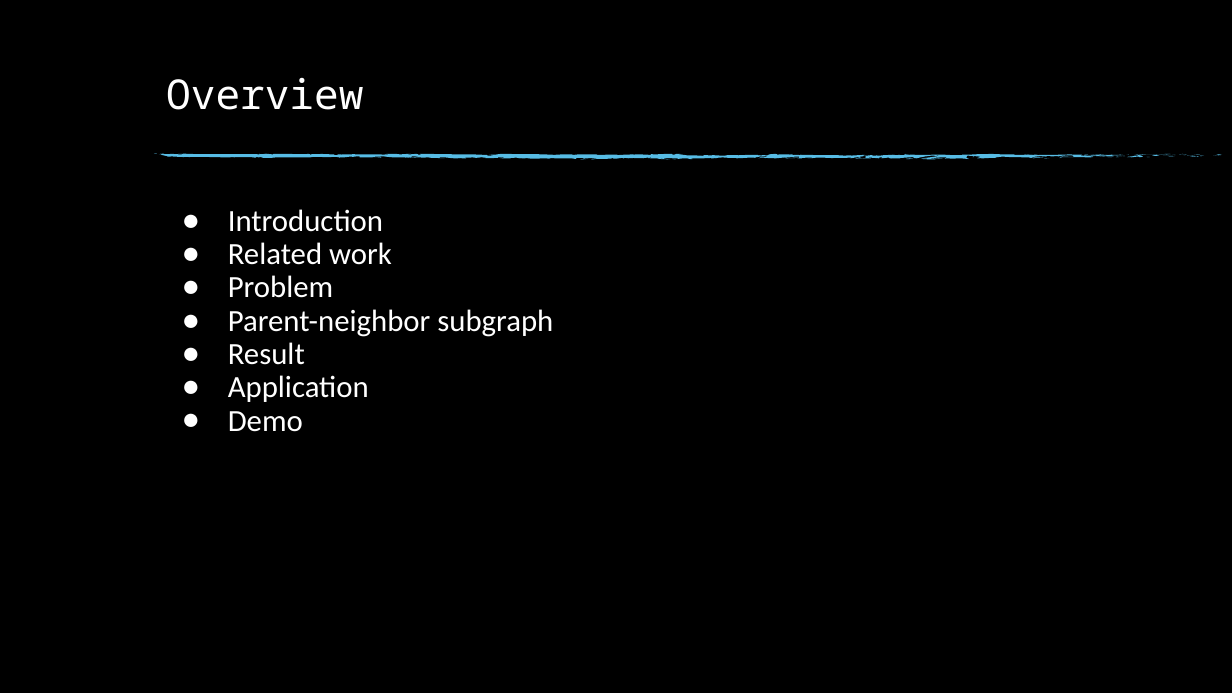
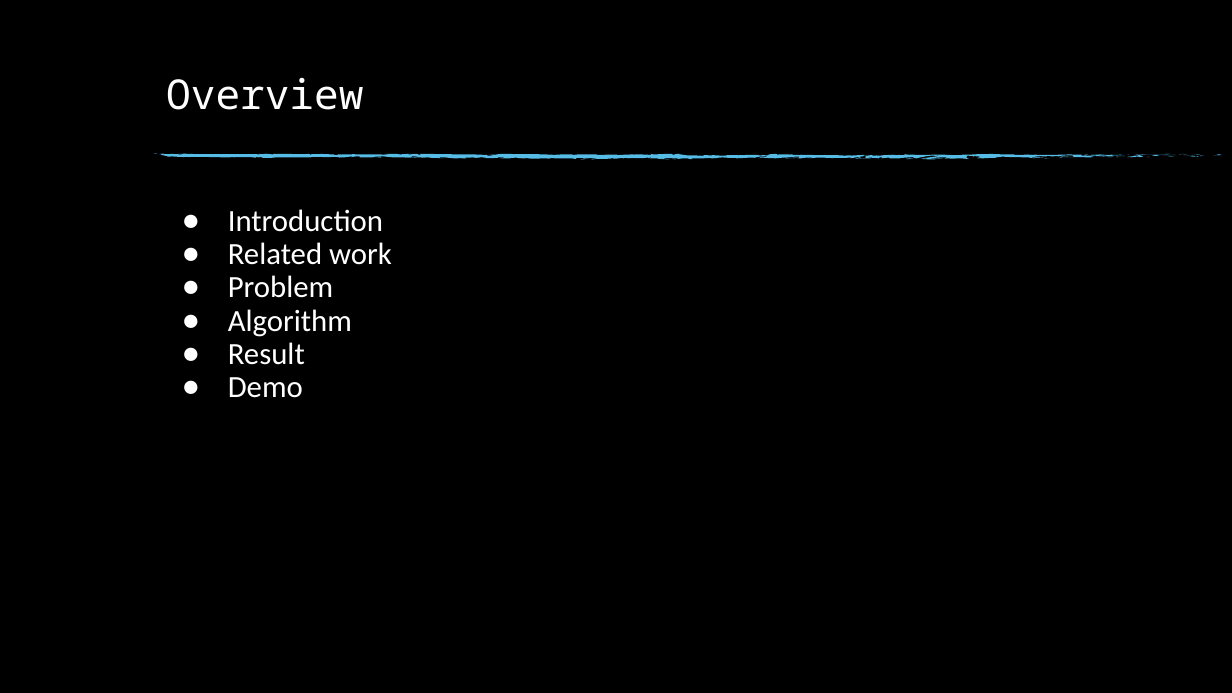
Before and after one commit to molr298/graph-mining-project, a slide deck: slide 2 of Graphmining-project.pptx. Drawn at 1232x693 pixels with LibreOffice and Linux fonts; fonts in the diff are those of the drawing; background and template pictures are left out. Boxes give left, top, right and bottom in pixels: in the first picture for what was removed or moved away, otherwise in the second. Text is boxed around its words. In the diff, an @@ line names an element or a change of style, - is before the commit and + after.

```diff
--- a/Graphmining-project.pptx
+++ b/Graphmining-project.pptx
@@ text at <box>228,309,352,337</box>: text changed @@
-● Parent-neighbor subgraph
+● Algorithm
@@ text at <box>228,375,369,402</box>: paragraph removed @@
-● Application
```
Also in this commit, not shown: 7 other slides changed, 9 slides added, 4 slides removed.
